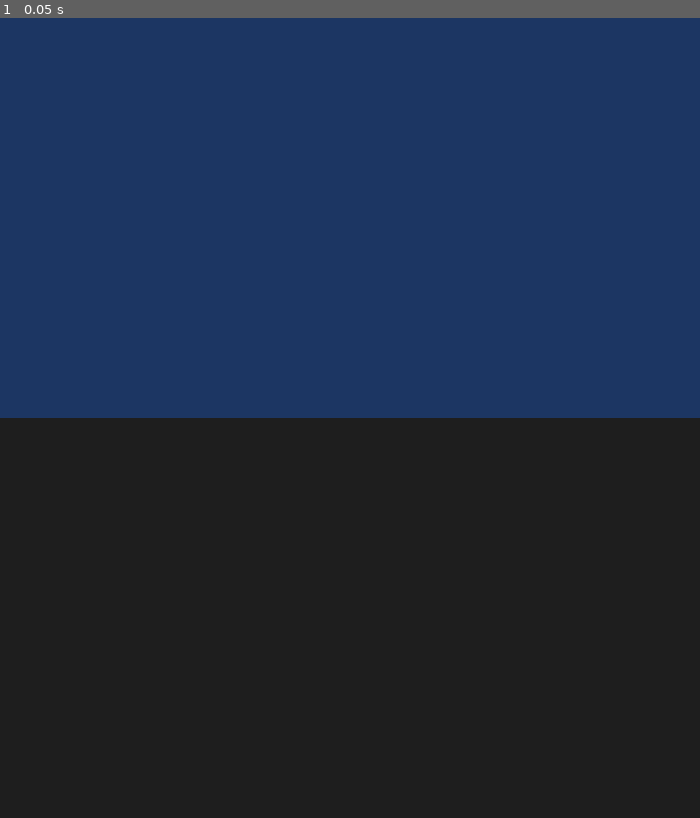
Above: before the commit, frame 1.
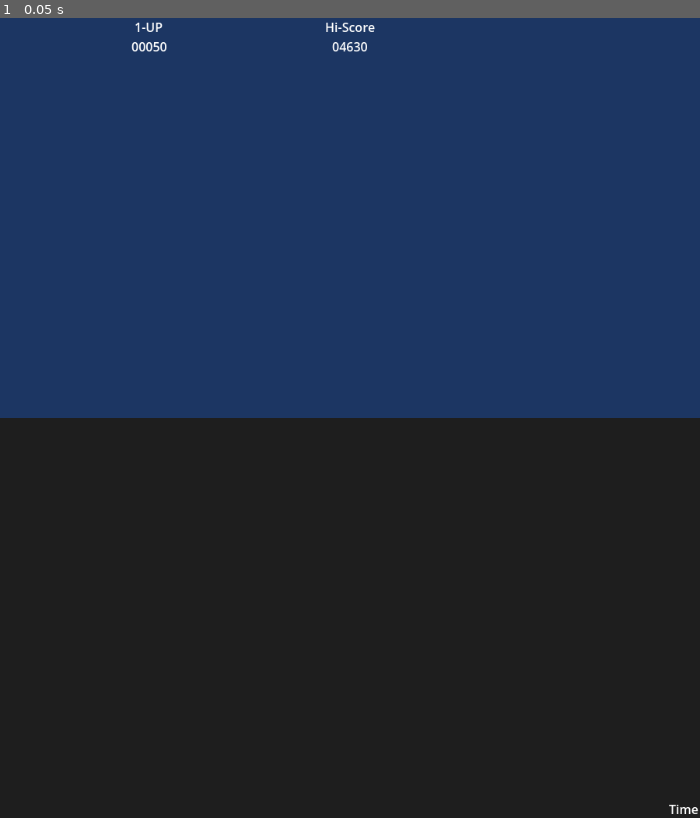
Above: after the commit, the same moment.

Repository: djaquay/frogger-gd
Game: Godot game, scene res://main.tscn
Two runs of this game, one before a commit and one after it. Both use one fixed random seed, a clock stepped at 60 frames per second and the inputs below. Before the commit the project has no main scene; this scene is started directly in both runs.
Inputs:
- Up to frame 1 (0.05 s): no input

The runs differ from the first frame. In frame 1, 0.2% of the frame differs, in the area x 18-100%, y 0-100%.

Commit message:
added hud, placeholders

Diff:
--- /dev/null
+++ b/hud.tscn
@@ -0,0 +1,49 @@
+[gd_scene format=3 uid="uid://b7ymqa0p41pkr"]
+
+[node name="HUD" type="CanvasLayer"]
+
+[node name="Player1Label" type="Label" parent="."]
+offset_left = 173.0
+offset_right = 213.0
+offset_bottom = 23.0
+text = "1-UP"
+
+[node name="HSLabel" type="Label" parent="."]
+anchors_preset = 5
+anchor_left = 0.5
+anchor_right = 0.5
+offset_left = -32.5
+offset_right = 32.5
+offset_bottom = 23.0
+grow_horizontal = 2
+text = "Hi-Score"
+
+[node name="Player1Score" type="Label" parent="."]
+offset_left = 169.0
+offset_top = 25.0
+offset_right = 215.0
+offset_bottom = 48.0
+text = "00050"
+
+[node name="HSScore" type="Label" parent="."]
+anchors_preset = 5
+anchor_left = 0.5
+anchor_right = 0.5
+offset_left = -23.0
+offset_top = 25.0
+offset_right = 23.0
+offset_bottom = 48.0
+grow_horizontal = 2
+text = "04630"
+
+[node name="TimeLabel" type="Label" parent="."]
+anchors_preset = 3
+anchor_left = 1.0
+anchor_top = 1.0
+anchor_right = 1.0
+anchor_bottom = 1.0
+offset_left = -40.0
+offset_top = -23.0
+grow_horizontal = 0
+grow_vertical = 0
+text = "Time"
--- a/main.tscn
+++ b/main.tscn
@@ -1,4 +1,6 @@
-[gd_scene format=3 uid="uid://pr8xbce06a33"]
+[gd_scene load_steps=2 format=3 uid="uid://pr8xbce06a33"]
+
+[ext_resource type="PackedScene" uid="uid://b7ymqa0p41pkr" path="res://hud.tscn" id="1_u82ig"]
 
 [node name="Main" type="Node2D"]
 
@@ -12,3 +14,5 @@
 offset_right = 900.0
 offset_bottom = 514.0
 color = Color(0.11122, 0.213434, 0.388531, 1)
+
+[node name="HUD" parent="." instance=ExtResource("1_u82ig")]
--- a/project.godot
+++ b/project.godot
@@ -11,6 +11,7 @@
 [application]
 
 config/name="Frogger"
+run/main_scene="res://main.tscn"
 config/features=PackedStringArray("4.3", "Forward Plus")
 config/icon="res://icon.svg"
 
Not shown, changed: README.md
